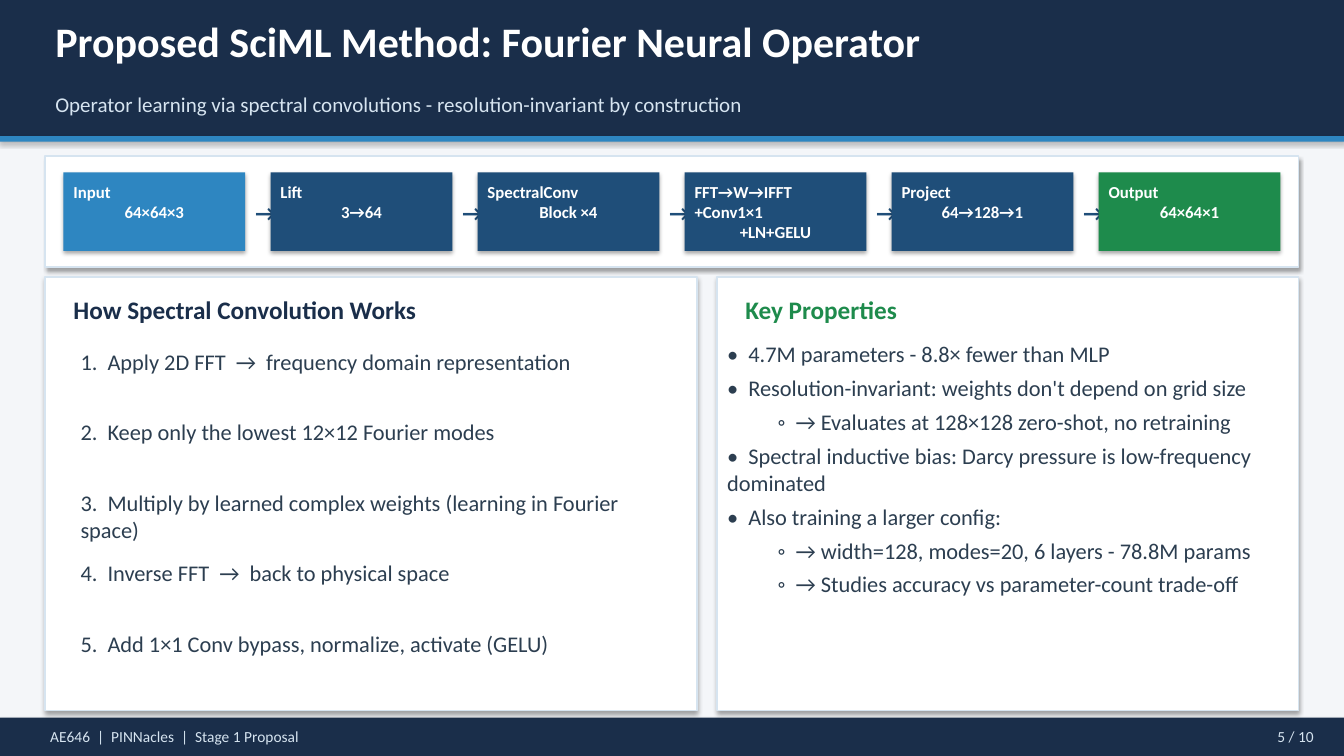
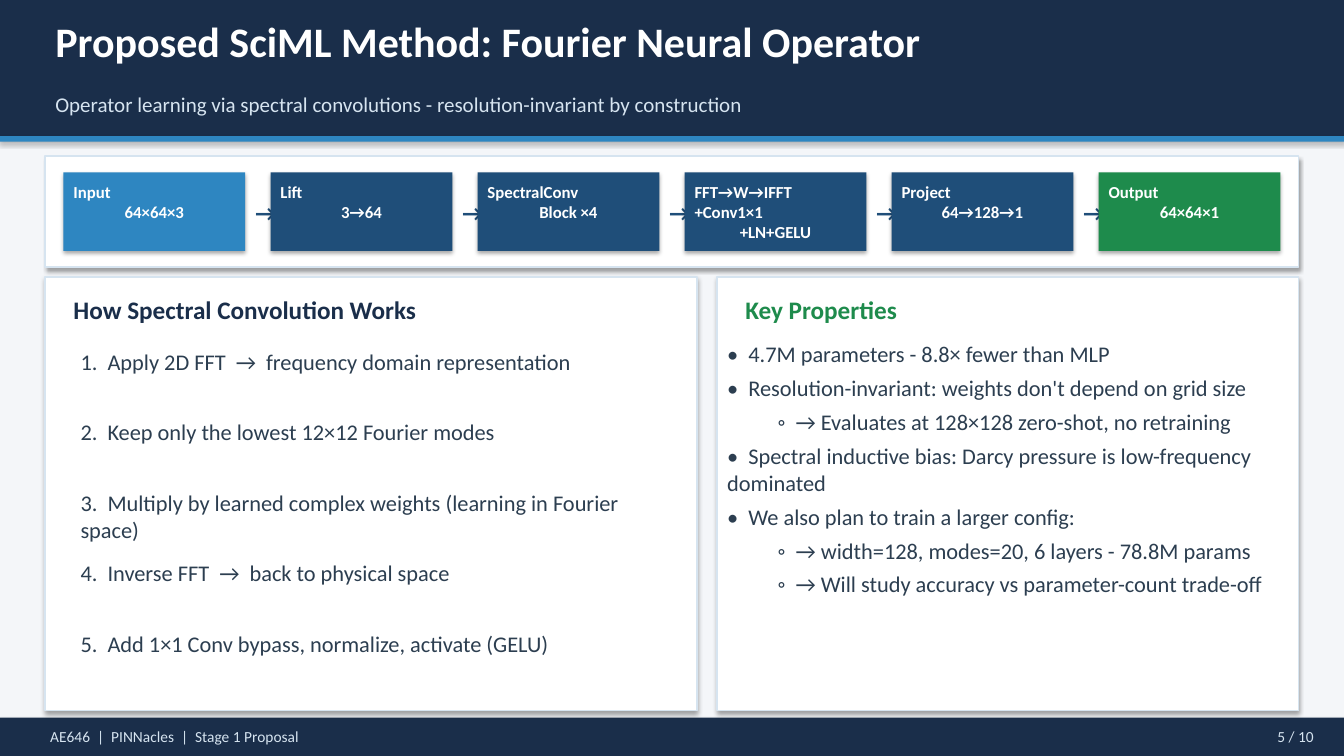
Before and after one commit to ARYAMANN7279/AE646-PINNacles, a slide deck: slide 5 of docs/PINNacles_Stage1_Presentation.pptx. Drawn at 1344x756 pixels with LibreOffice and Linux fonts; fonts in the diff are those of the drawing. Boxes give left, top, right and bottom in pixels: in the first picture for what was removed or moved away, otherwise in the second. Text is boxed around its words. In the diff, an @@ line names an element or a change of style, - is before the commit and + after.

```diff
--- a/docs/PINNacles_Stage1_Presentation.pptx
+++ b/docs/PINNacles_Stage1_Presentation.pptx
@@ text at (x1=748, y1=509, x2=1075, y2=529): text changed @@
-• Also training a larger config:
+• We also plan to train a larger config:
@@ text at (x1=821, y1=576, x2=1262, y2=596): text changed @@
-  ◦ → Studies accuracy vs parameter-count trade-off
+  ◦ → Will study accuracy vs parameter-count trade-off
```
Also in this commit, not shown: 1 other slide changed, 2 other files.
